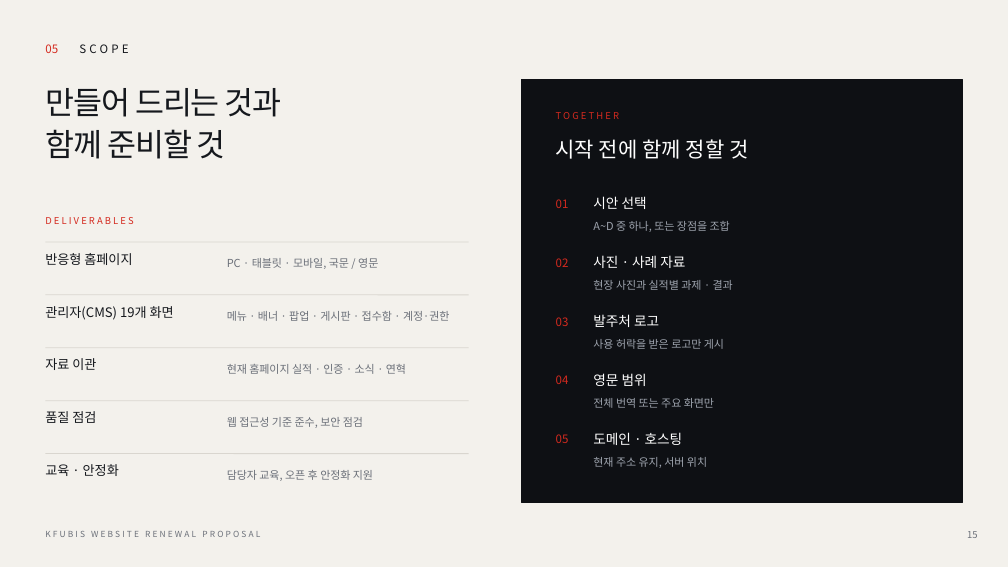
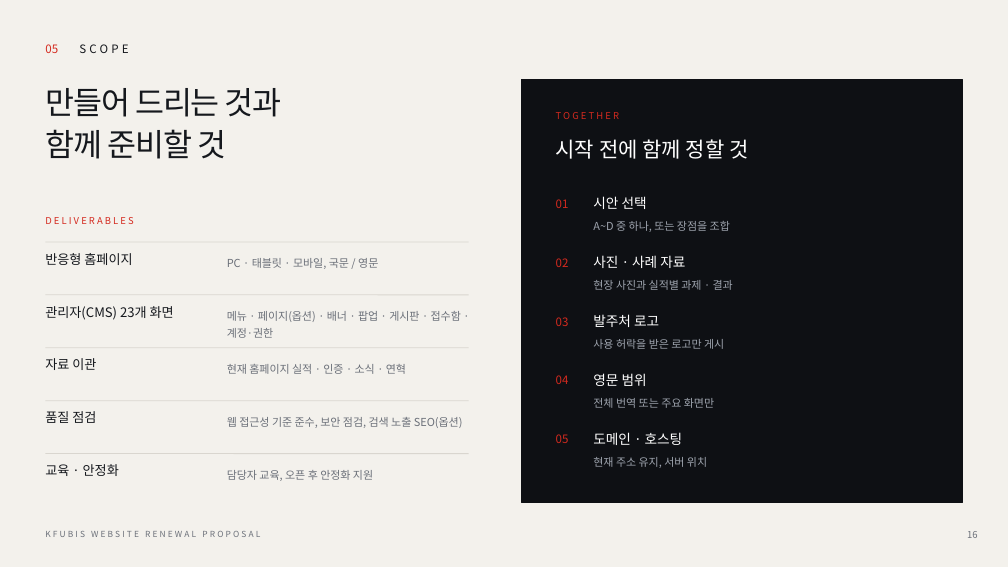
Before and after one commit to leety-stack/KFUBIS_Homepage, a slide deck: slide 16 of 제안서/[한방유비스 홈페이지] 대표홈페이지 개편_제안서(디자인형).pptx (slide 15 before the commit). Drawn at 1008x567 pixels with LibreOffice and Linux fonts; fonts in the diff are those of the drawing. Boxes give left, top, right and bottom in pixels: in the first picture for what was removed or moved away, otherwise in the second. Text is boxed around its words. In the diff, an @@ line names an element or a change of style, - is before the commit and + after.

```diff
--- a/제안서/[한방유비스 홈페이지] 대표홈페이지 개편_제안서(디자인형).pptx
+++ b/제안서/[한방유비스 홈페이지] 대표홈페이지 개편_제안서(디자인형).pptx
@@ text at (45,306,174,320): text changed @@
-관리자(CMS) 19개 화면
+관리자(CMS) 23개 화면
@@ text at (227,311,461,338): text changed @@
-메뉴 · 배너 · 팝업 · 게시판 · 접수함 · 계정·권한
+메뉴 · 페이지(옵션) · 배너 · 팝업 · 게시판 · 접수함 · 계정·권한
@@ text at (227,417,463,428): text changed @@
-웹 접근성 기준 준수, 보안 점검
+웹 접근성 기준 준수, 보안 점검, 검색 노출 SEO(옵션)
```
Also in this commit, not shown: 4 other slides changed, 1 slide added, 33 other files.
